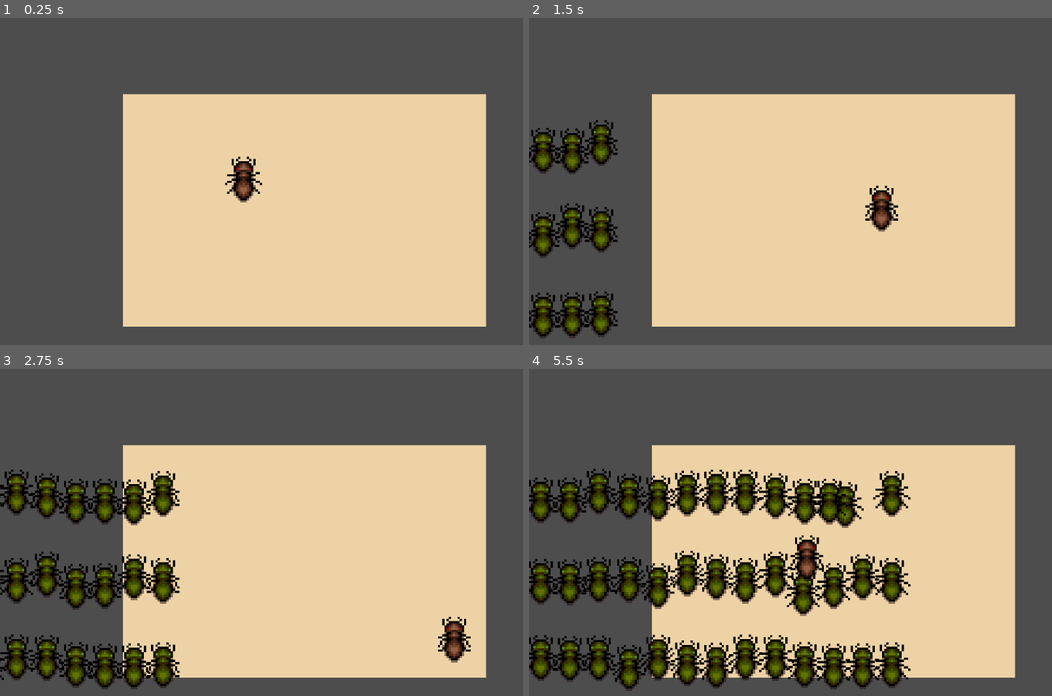
Above: before the commit, frames 1-4 (two rows, left to right).
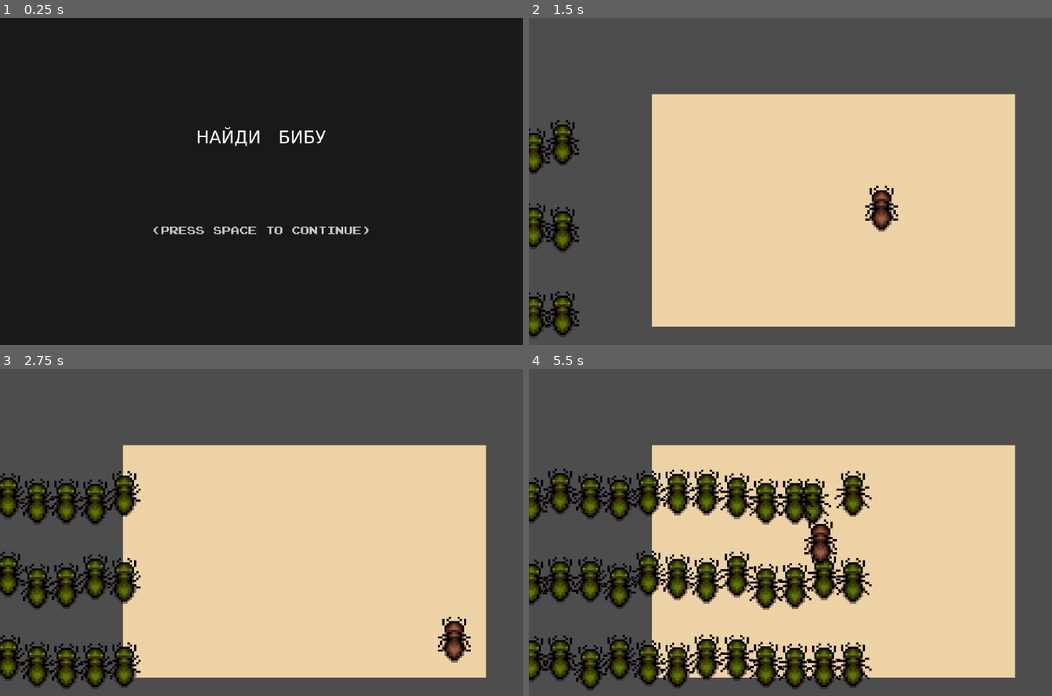
Above: after the commit, the same moments.

Repository: olferuk/gmtk-gamejam-2025
Game: Godot game, scene res://scenes/menus/start_screen.tscn
Two runs of this game, one before a commit and one after it. Both use one fixed random seed, a clock stepped at 60 frames per second and the inputs below. Before the commit the project starts from res://scenes/ants_test.tscn.
Inputs:
- Up to frame 1 (0.25 s): no input
- Up to frame 2 (1.5 s): tap Space at 0.5, 0.6 s; hold Right (ui_right) 0.53-1.28 s; hold Enter (ui_accept) 0.53-1.28 s; hold Down (ui_down) from 1.28 s (still down); tap Enter (ui_accept) at 1.35 s
- Up to frame 3 (2.75 s): tap Enter (ui_accept) at 1.52, 1.82 s; tap Space at 1.55, 2.1 s; release Down (ui_down) at 2.03 s; hold Right (ui_right) from 2.03 s (still down); hold Enter (ui_accept) from 2.03 s (still down)
- Up to frame 4 (5.5 s): release Right (ui_right) at 2.78 s; release Enter (ui_accept) at 2.78 s; hold Up (ui_up) 2.78-3.53 s; tap Space at 2.85, 4.35, 5.1 s; tap Enter (ui_accept) at 3.02, 3.32, 4.52, 4.82 s; hold Enter (ui_accept) 3.53-4.28 s; hold Left (ui_left) 3.53-5.03 s; hold Down (ui_down) from 5.03 s (still down); hold Enter (ui_accept) from 5.03 s (still down)

The runs differ from the first frame. In frame 1, 100% of the frame differs, in the area x 0-100%, y 0-100%; in frame 2, 5.3%; in frame 3, 11%; in frame 4, 25%.

Commit message:
add start screen

Diff:
--- a/project.godot
+++ b/project.godot
@@ -11,7 +11,7 @@
 [application]
 
 config/name="AntMill"
-run/main_scene="uid://dcttlg3dxwyti"
+run/main_scene="res://scenes/menus/start_screen.tscn"
 config/features=PackedStringArray("4.4", "GL Compatibility")
 config/icon="res://icon.svg"
 
--- /dev/null
+++ b/scenes/menus/start_screen.tscn
@@ -0,0 +1,57 @@
+[gd_scene load_steps=5 format=3 uid="uid://cfs11ud4l4ocv"]
+
+[ext_resource type="Script" uid="uid://667i5x5w23xn" path="res://src/start_screen.gd" id="1_script"]
+[ext_resource type="FontFile" uid="uid://bfoead15dvol3" path="res://vfx/fonts/shovel-knight-extended.ttf" id="2_font"]
+
+[sub_resource type="LabelSettings" id="LabelSettings_title"]
+font = ExtResource("2_font")
+font_size = 24
+
+[sub_resource type="LabelSettings" id="LabelSettings_continue"]
+font = ExtResource("2_font")
+font_size = 12
+
+[node name="StartScreen" type="Control"]
+layout_mode = 3
+anchors_preset = 15
+anchor_right = 1.0
+anchor_bottom = 1.0
+grow_horizontal = 2
+grow_vertical = 2
+script = ExtResource("1_script")
+
+[node name="Background" type="ColorRect" parent="."]
+layout_mode = 1
+anchors_preset = 15
+anchor_right = 1.0
+anchor_bottom = 1.0
+grow_horizontal = 2
+grow_vertical = 2
+color = Color(0.1, 0.1, 0.1, 1)
+
+[node name="CenterContainer" type="CenterContainer" parent="."]
+layout_mode = 1
+anchors_preset = 15
+anchor_right = 1.0
+anchor_bottom = 1.0
+grow_horizontal = 2
+grow_vertical = 2
+
+[node name="VBoxContainer" type="VBoxContainer" parent="CenterContainer"]
+layout_mode = 2
+
+[node name="GameTitle" type="Label" parent="CenterContainer/VBoxContainer"]
+layout_mode = 2
+text = "НАЙДИ БИБУ"
+label_settings = SubResource("LabelSettings_title")
+horizontal_alignment = 1
+
+[node name="Spacer" type="Control" parent="CenterContainer/VBoxContainer"]
+custom_minimum_size = Vector2(0, 100)
+layout_mode = 2
+
+[node name="ContinueLabel" type="Label" parent="CenterContainer/VBoxContainer"]
+layout_mode = 2
+text = "(PRESS SPACE TO CONTINUE)"
+label_settings = SubResource("LabelSettings_continue")
+horizontal_alignment = 1
--- a/src/intro_splash.gd
+++ b/src/intro_splash.gd
@@ -12,7 +12,7 @@
 
 func _unhandled_input(event):
 	if event.is_pressed():
-		get_tree().change_scene_to_file("res://scenes/main.tscn")
+		get_tree().change_scene_to_file("res://scenes/menus/start_screen.tscn")
 
 func modulate_alpha(delta):
 	var da: float = delta * alpha_change_sign * alpha_change_speed
--- a/src/main_menu.gd
+++ b/src/main_menu.gd
@@ -1,7 +1,7 @@
 extends Control
 
 func _on_new_game_button_pressed():
-	get_tree().change_scene_to_file("res://scenes/main.tscn")
+	get_tree().change_scene_to_file("res://scenes/ants_test.tscn")
 
 func _on_exit_button_pressed():
 	get_tree().quit()
--- /dev/null
+++ b/src/start_screen.gd
@@ -0,0 +1,25 @@
+extends Control
+
+@export var blink_speed: float = 2.0
+
+@onready var continue_label: Label = $CenterContainer/VBoxContainer/ContinueLabel
+
+var blink_timer: float = 0.0
+
+func _ready() -> void:
+	pass
+
+func _process(delta: float) -> void:
+	_update_blink_animation(delta)
+
+func _unhandled_input(event: InputEvent) -> void:
+	if event.is_action_pressed("ui_accept") or (event is InputEventKey and event.keycode == KEY_SPACE and event.pressed):
+		_start_game()
+
+func _update_blink_animation(delta: float) -> void:
+	blink_timer += delta * blink_speed
+	var alpha = (sin(blink_timer) + 1.0) / 2.0
+	continue_label.modulate = Color(1, 1, 1, alpha)
+
+func _start_game() -> void:
+	get_tree().change_scene_to_file("res://scenes/ants_test.tscn")
Not shown, added: src/start_screen.gd.uid
